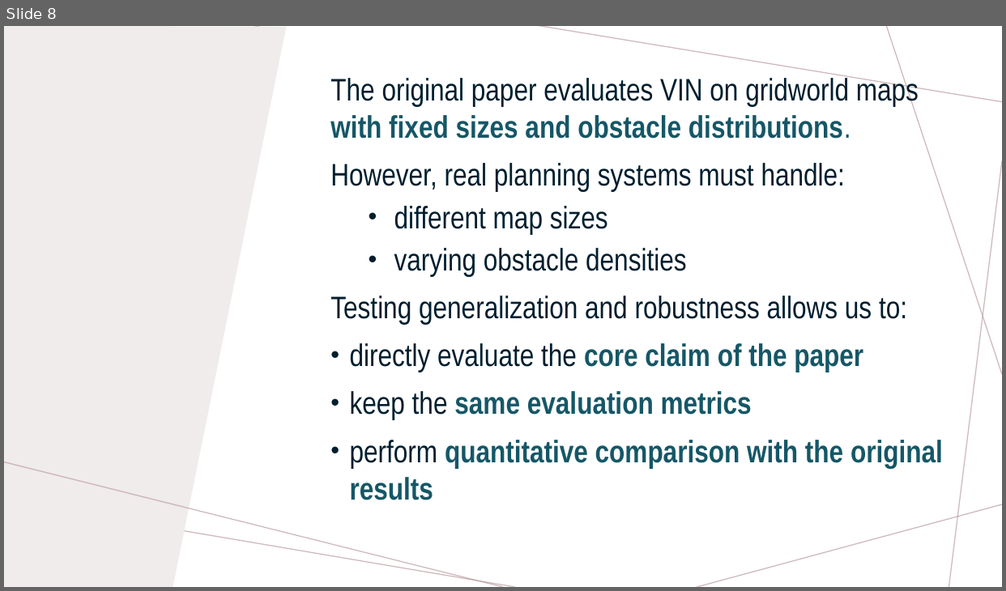
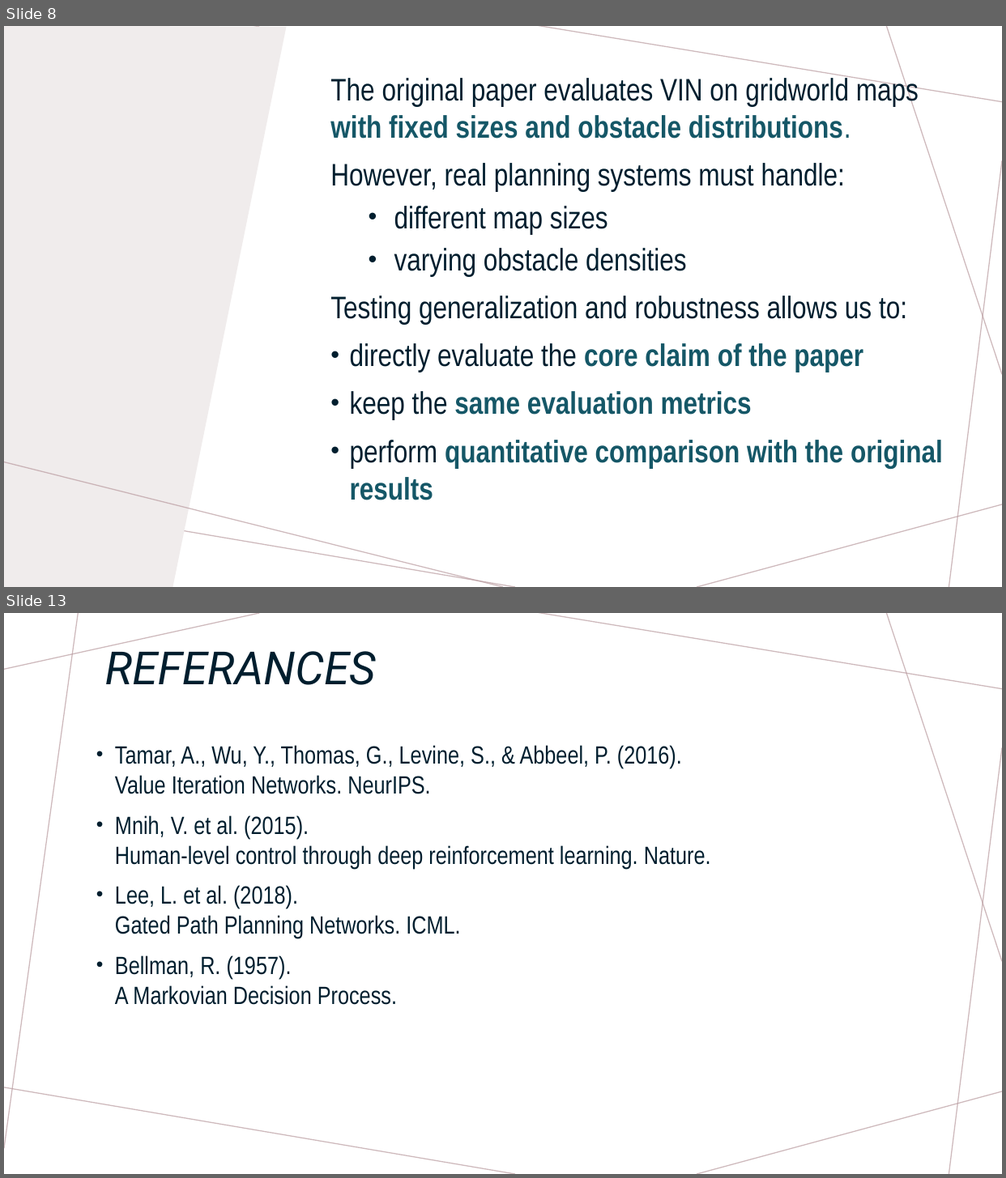
Before and after one commit to GozdeKorpe/pytorch-value-iteration-networks, a slide deck: PROPOSAL.pptx. Shown one above the other, each under a label of ours: slide 8 before the commit, slides 8 and 13 after it; the slides between them are not shown. The pictures are 1006x591 and 1006x1178 pixels, drawn with LibreOffice and Linux fonts; fonts in the diff are those of the drawing. Boxes give left, top, right and bottom in pixels: in the first picture for what was removed or moved away, otherwise in the second. Text is boxed around its words. In the diff, an @@ line names an element or a change of style, - is before the commit and + after.

```diff
--- a/PROPOSAL.pptx
+++ b/PROPOSAL.pptx
@@ slide 13 added at (x1=4, y1=613, x2=1002, y2=1174), background #FFFFFF; not listed: 7 template elements that a slide beside it also shows @@
@@ title added at (x1=105, y1=643, x2=376, y2=685), 44 pt, text #001E2E, italic @@
+REFERANCES
@@ text added at (x1=115, y1=745, x2=711, y2=1005), 24 pt, text #001E2E @@
+• Tamar, A., Wu, Y., Thomas, G., Levine, S., & Abbeel, P. (2016).
+  Value Iteration Networks. NeurIPS.
+• Mnih, V. et al. (2015).
+  Human-level control through deep reinforcement learning. Nature.
+• Lee, L. et al. (2018).
+  Gated Path Planning Networks. ICML.
+• Bellman, R. (1957).
+  A Markovian Decision Process.
```
Also in this commit, not shown: 4 other slides added, 1 slide removed, 2 other files.
